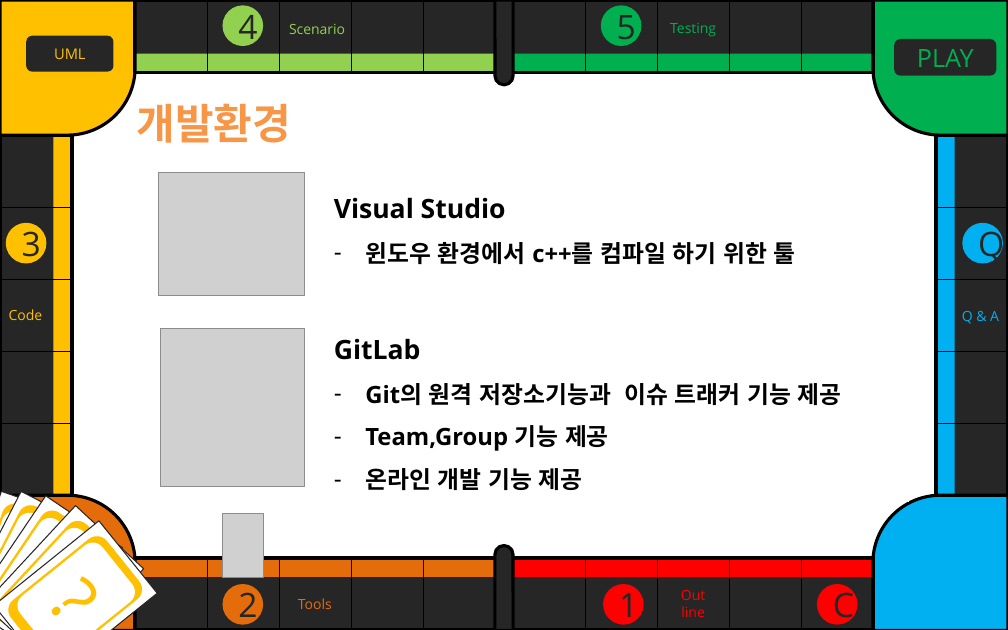
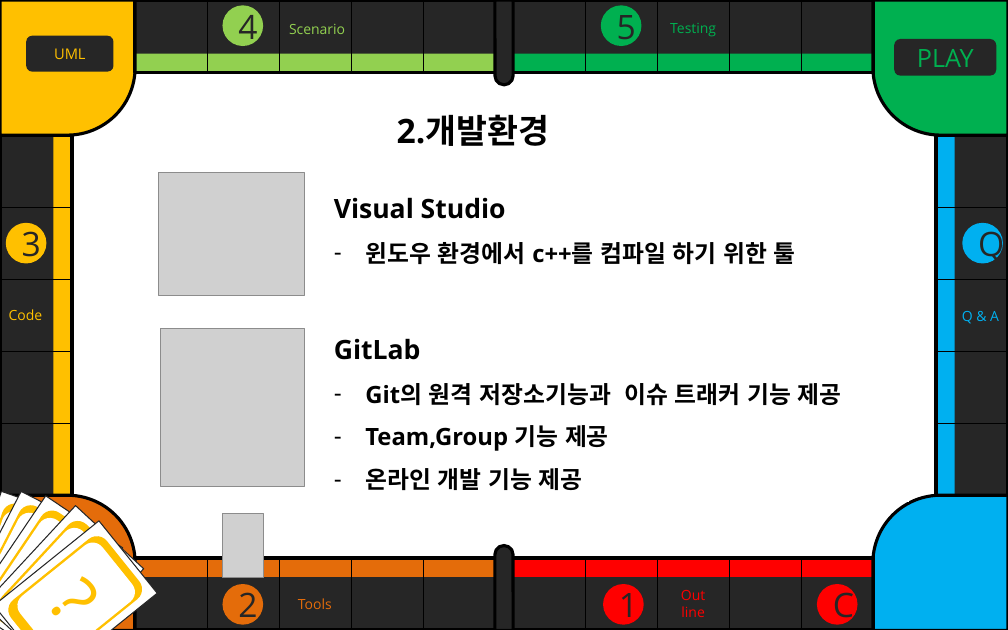
Before and after one commit to jopemachine-playground/Marble-of-University, a slide deck: slide 9 of Term_Project/텀프로젝트 최종 발표.pptx. Drawn at 1008x630 pixels with LibreOffice and Linux fonts; fonts in the diff are those of the drawing; grey boxes stand for pictures. Boxes give left, top, right and bottom in pixels: in the first picture for what was removed or moved away, otherwise in the second. Text is boxed around its words. In the diff, an @@ line names an element or a change of style, - is before the commit and + after.

```diff
--- a/Term_Project/텀프로젝트 최종 발표.pptx
+++ b/Term_Project/텀프로젝트 최종 발표.pptx
@@ text at (x1=397, y1=114, x2=549, y2=146): text changed; size 30 to 24 pt; text colour #F79646 to #000000 @@
-개발환경
+2.개발환경
```
Also in this commit, not shown: 11 other slides changed, 4 slides added.
